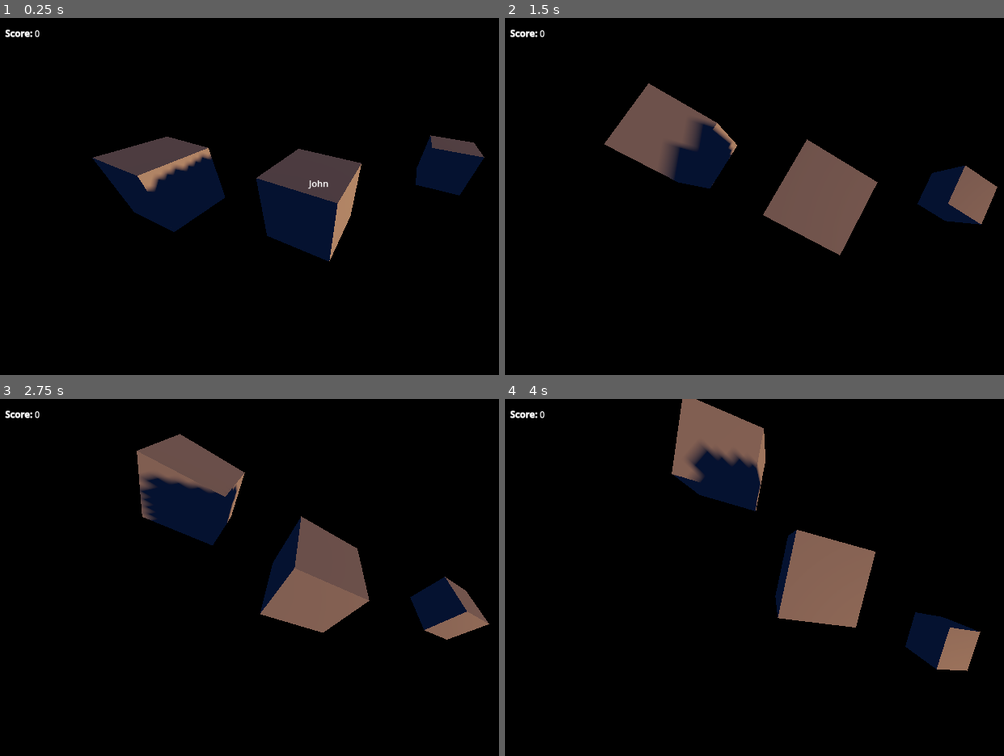
Above: before the commit, frames 1-4 (two rows, left to right).
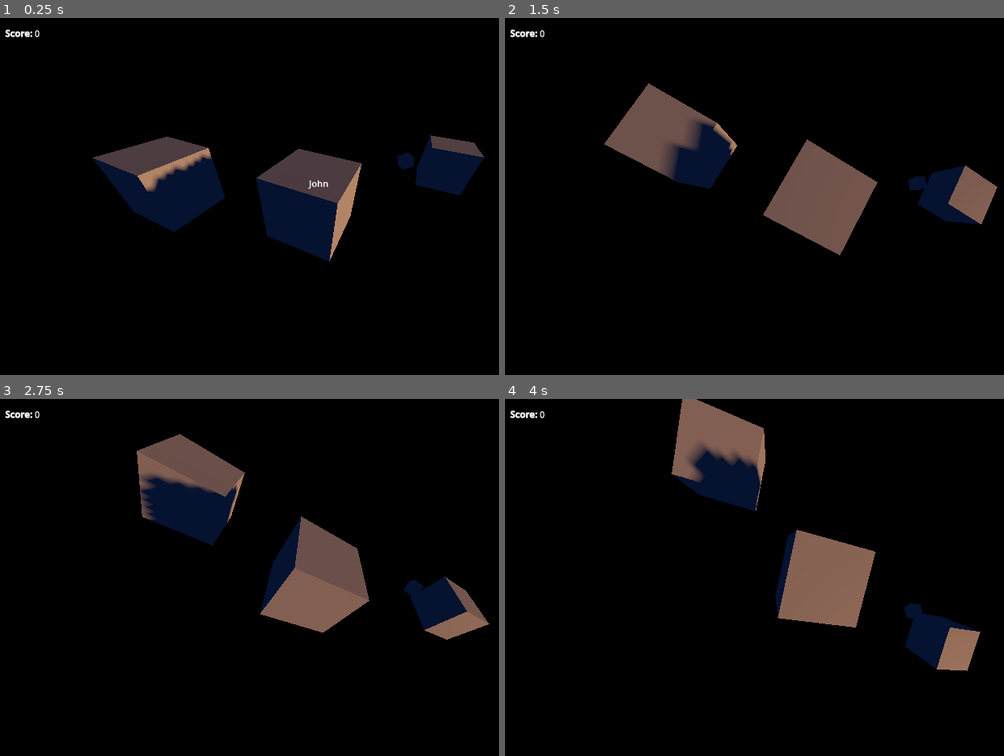
Above: after the commit, the same moments.

Repository: michalwa/maybe-godot
Game: Godot game, scene res://levels/main.tscn
The game is run twice, just before and just after one commit, with the same random seed, the same clock (stepped at 60 frames per second) and the same inputs.
Inputs (mouse positions are in pixels of both pictures, inside the frame that each line leads up to):
- Up to frame 1 (0.25 s): no input
- Up to frame 2 (1.5 s): move the mouse to (534, 39) at 0.52 s; press the mouse at (534, 39) at 0.53 s; move the mouse to (694, 217) at 1.27 s; release the mouse at (694, 217) at 1.28 s; click (694, 217) at 1.35 s
- Up to frame 3 (2.75 s): move the mouse to (384, 498) at 2.02 s; press the mouse at (384, 498) at 2.03 s
- Up to frame 4 (4 s): move the mouse to (789, 652) at 2.77 s; release the mouse at (789, 652) at 2.78 s; click (789, 652) at 2.85 s; move the mouse to (outside the picture) at 3.52 s; press the mouse at (outside the picture) at 3.53 s

The runs differ from the first frame. In frame 1, 0.1% of the frame differs, in the area x 79-83%, y 37-43%; in frame 2, 0.1%; in frame 3, 0.1%; in frame 4, 0.1%.

Commit message:
nested cube

Diff:
--- a/levels/main.tscn
+++ b/levels/main.tscn
@@ -66,3 +66,7 @@
 [node name="RotatingCube3" parent="." instance=ExtResource("1_wdj6m")]
 transform = Transform3D(1, 0, 0, 0, 1, 0, 0, 0, 1, 1.95925, 2.38419e-07, -3.4727)
 label = "Jack"
+
+[node name="RotatingCube4" parent="RotatingCube3" instance=ExtResource("1_wdj6m")]
+transform = Transform3D(0.243444, -0.112353, 0.13458, 0.125712, 0.27239, 0, -0.122195, 0.0563946, 0.26812, -0.909269, -0.0619199, 0.0489136)
+label = "Marley"
